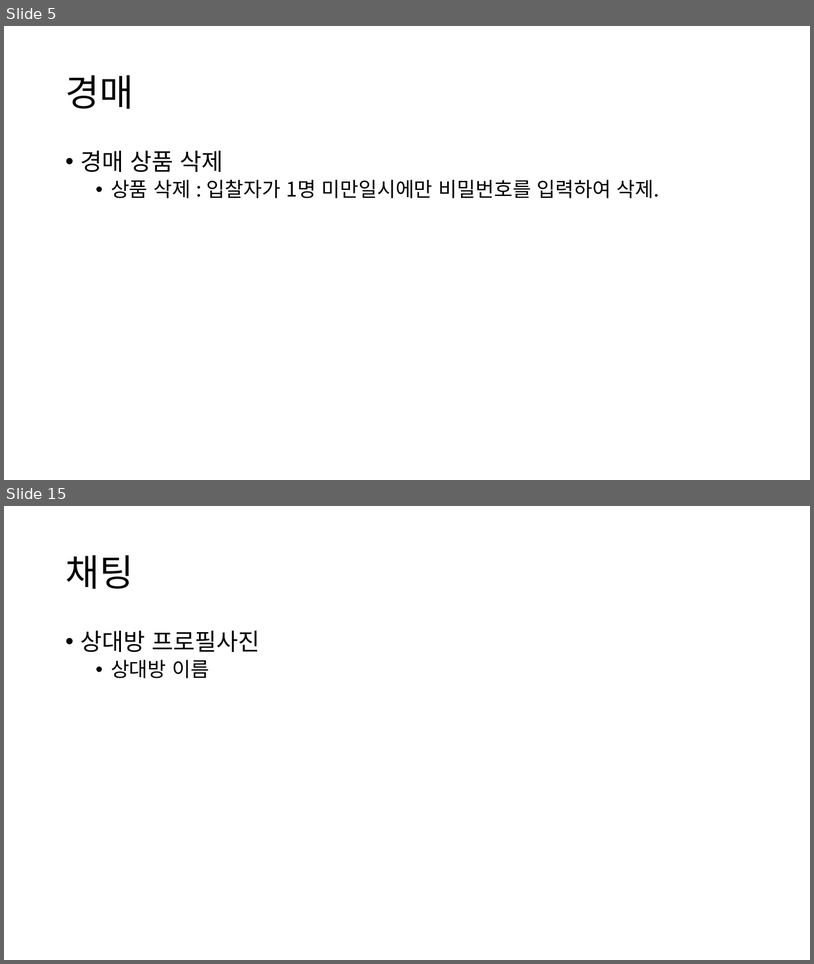
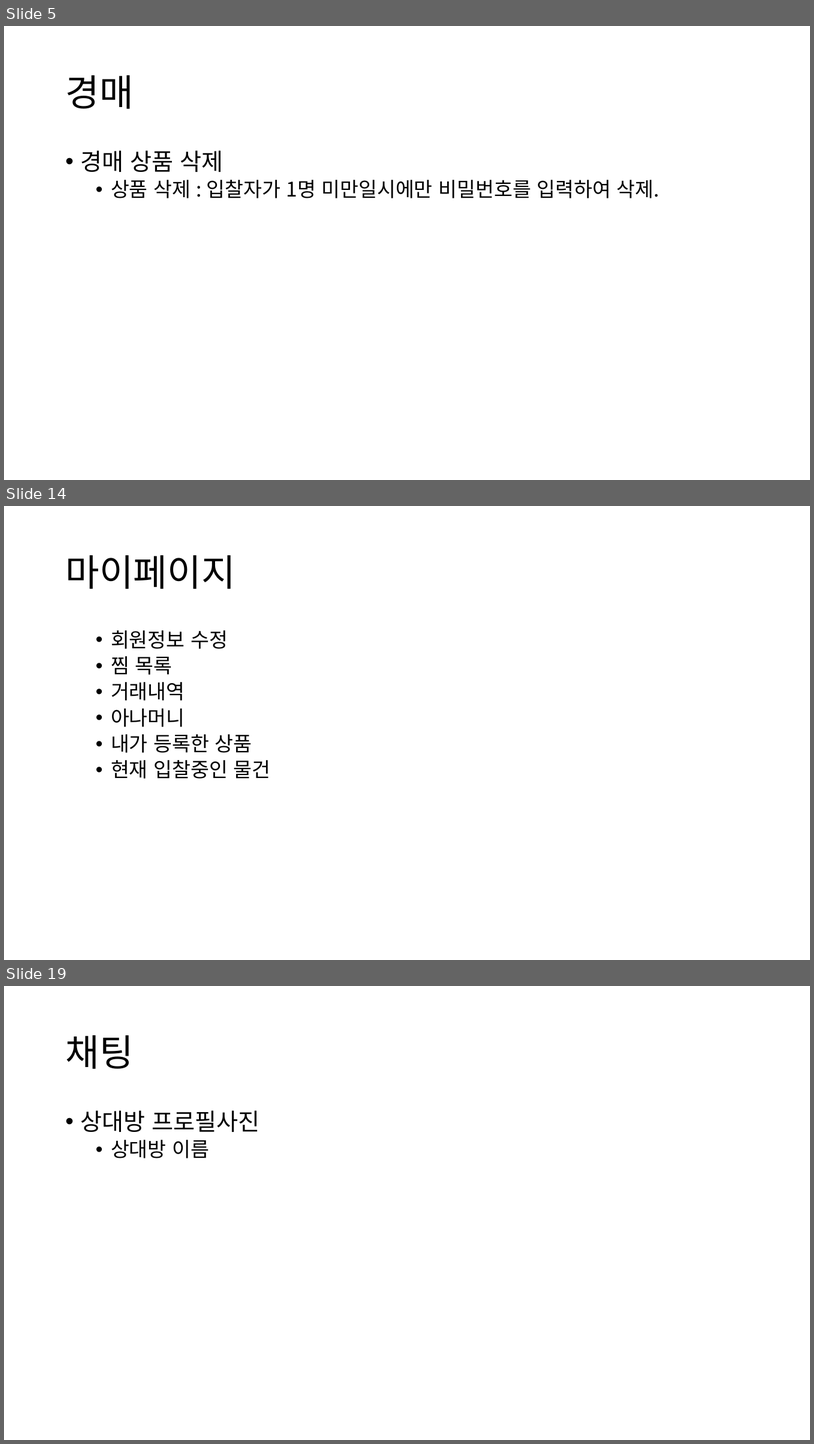
Before and after one commit to Singan/anabada-project, a slide deck: ppt/요구사항 명세서.pptx. Shown one above the other, each under a label of ours: slides 5 and 15 before the commit, slides 5, 14 and 19 after it; the slides between them are not shown. The pictures are 814x964 and 814x1444 pixels, drawn with LibreOffice and Linux fonts; fonts in the diff are those of the drawing. Boxes give left, top, right and bottom in pixels: in the first picture for what was removed or moved away, otherwise in the second. Text is boxed around its words. In the diff, an @@ line names an element or a change of style, - is before the commit and + after.

```diff
--- a/ppt/요구사항 명세서.pptx
+++ b/ppt/요구사항 명세서.pptx
@@ slide 14 added at <box>4,506,810,960</box>, background #FFFFFF @@
@@ title added at <box>65,555,235,589</box>, 44 pt, text #000000 @@
+마이페이지
@@ text added at <box>111,630,270,778</box>, 24 pt, text #000000 @@
+  • 회원정보 수정
+  • 찜 목록
+  • 거래내역
+  • 아나머니
+  • 내가 등록한 상품
+  • 현재 입찰중인 물건
@@ what was slide 15 is now slide 19 @@
```
Also in this commit, not shown: 11 slides changed, 3 other slides added.
